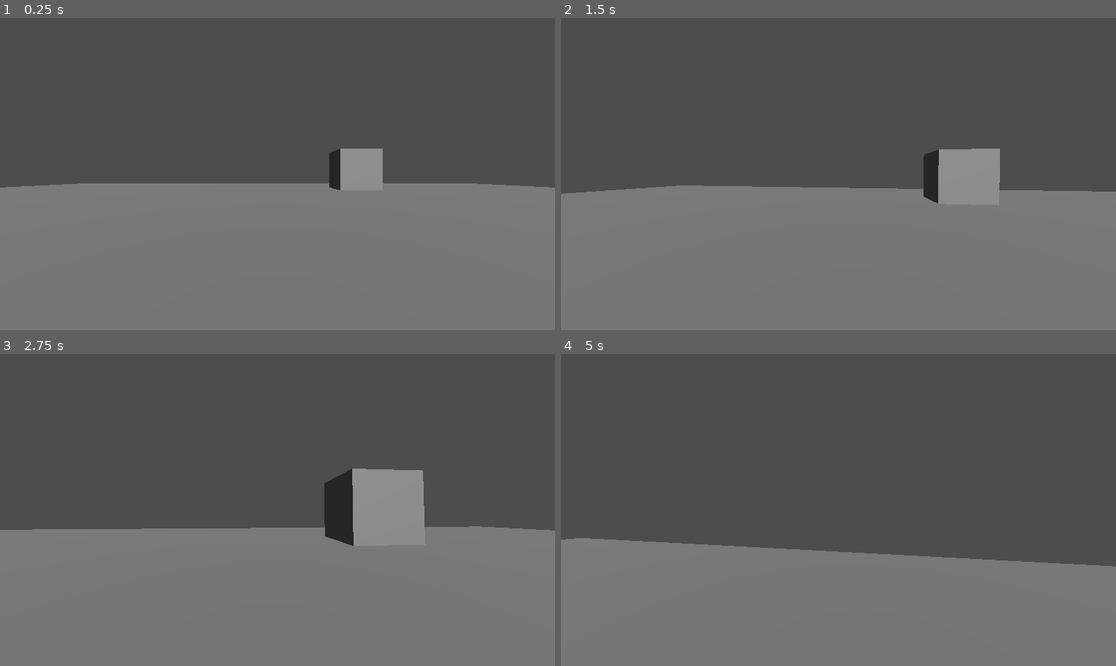
Above: before the commit, frames 1-4 (two rows, left to right).
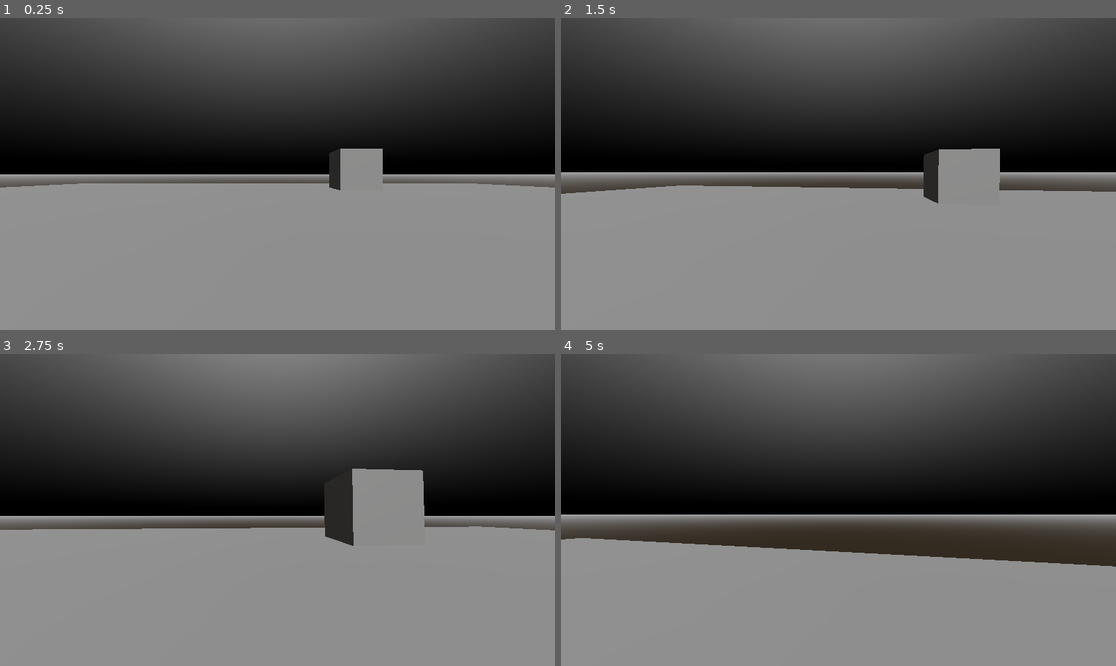
Above: after the commit, the same moments.

Repository: ROKAMETISM/3DPractice1
Game: Godot game, scene res://Scenes/world.tscn
The game is run twice, just before and just after one commit, with the same random seed, the same clock (stepped at 60 frames per second) and the same inputs.
Inputs (mouse positions are in pixels of both pictures, inside the frame that each line leads up to):
- Up to frame 1 (0.25 s): no input
- Up to frame 2 (1.5 s): move the mouse to (866, 174) at 0.52 s; hold Shift (sprint) 0.53-1.28 s; hold W (move_forward) from 0.53 s (still down); tap Space (jump) at 0.77 s; move the mouse to (810, 174) at 1.27 s; tap Shift (sprint) at 1.35 s
- Up to frame 3 (2.75 s): keep holding W (move_forward); tap Space (jump) at 1.52 s; move the mouse to (288, 503) at 2.02 s; hold Shift (sprint) from 2.03 s (still down)
- Up to frame 4 (5 s): keep holding W (move_forward); move the mouse to (832, 516) at 2.77 s; release Shift (sprint) at 2.78 s; tap Shift (sprint) at 2.85, 4.35 s; tap Space (jump) at 3.02, 3.77, 4.52 s; move the mouse to (877, 513) at 3.52 s; hold Shift (sprint) 3.53-4.28 s; move the mouse to (794, 506) at 4.27 s

The runs differ from the first frame. In frame 1, 35% of the frame differs, in the area x 0-100%, y 0-100%; in frame 2, 36%; in frame 3, 34%; in frame 4, 45%.

Commit message:
Update world.tscn

Diff:
--- a/Scenes/world.tscn
+++ b/Scenes/world.tscn
@@ -1,12 +1,25 @@
-[gd_scene load_steps=4 format=3 uid="uid://bxcsfsbdynv4y"]
+[gd_scene load_steps=6 format=3 uid="uid://bxcsfsbdynv4y"]
 
 [ext_resource type="PackedScene" uid="uid://b81emnirlm0d0" path="res://Scenes/player.tscn" id="1_a02cp"]
 [ext_resource type="Script" uid="uid://cxapm8es27fu7" path="res://Scripts/world.gd" id="1_go701"]
 
+[sub_resource type="ProceduralSkyMaterial" id="ProceduralSkyMaterial_5a7ea"]
+sky_top_color = Color(1, 1, 1, 1)
+sky_horizon_color = Color(0, 0, 0, 1)
+sky_curve = 1.0446627
+
+[sub_resource type="Sky" id="Sky_8j60k"]
+sky_material = SubResource("ProceduralSkyMaterial_5a7ea")
+
 [sub_resource type="Environment" id="Environment_a02cp"]
+background_mode = 2
+sky = SubResource("Sky_8j60k")
 
 [node name="World" type="Node3D"]
 script = ExtResource("1_go701")
+
+[node name="WorldEnvironment" type="WorldEnvironment" parent="."]
+environment = SubResource("Environment_a02cp")
 
 [node name="CSGBox3D" type="CSGBox3D" parent="."]
 use_collision = true
@@ -15,11 +28,8 @@
 [node name="Player" parent="." instance=ExtResource("1_a02cp")]
 transform = Transform3D(1, 0, 0, 0, 1, 0, 0, 0, 1, 0, 1.1254166, 0)
 
-[node name="WorldEnvironment" type="WorldEnvironment" parent="."]
-environment = SubResource("Environment_a02cp")
-
 [node name="DirectionalLight3D" type="DirectionalLight3D" parent="."]
-transform = Transform3D(1, 0, 0, 0, 0.8213882, 0.57036954, 0, -0.57036954, 0.8213882, 0, 3.0787892, 0)
+transform = Transform3D(1, 0, 0, 0, 0.8213882, 0.57036954, 0, -0.57036954, 0.8213882, 0, 34.07879, 0)
 
 [node name="CSGBox3D2" type="CSGBox3D" parent="."]
 transform = Transform3D(1, 0, 0, 0, 1, 0, 0, 0, 1, 8, 2, -21)
